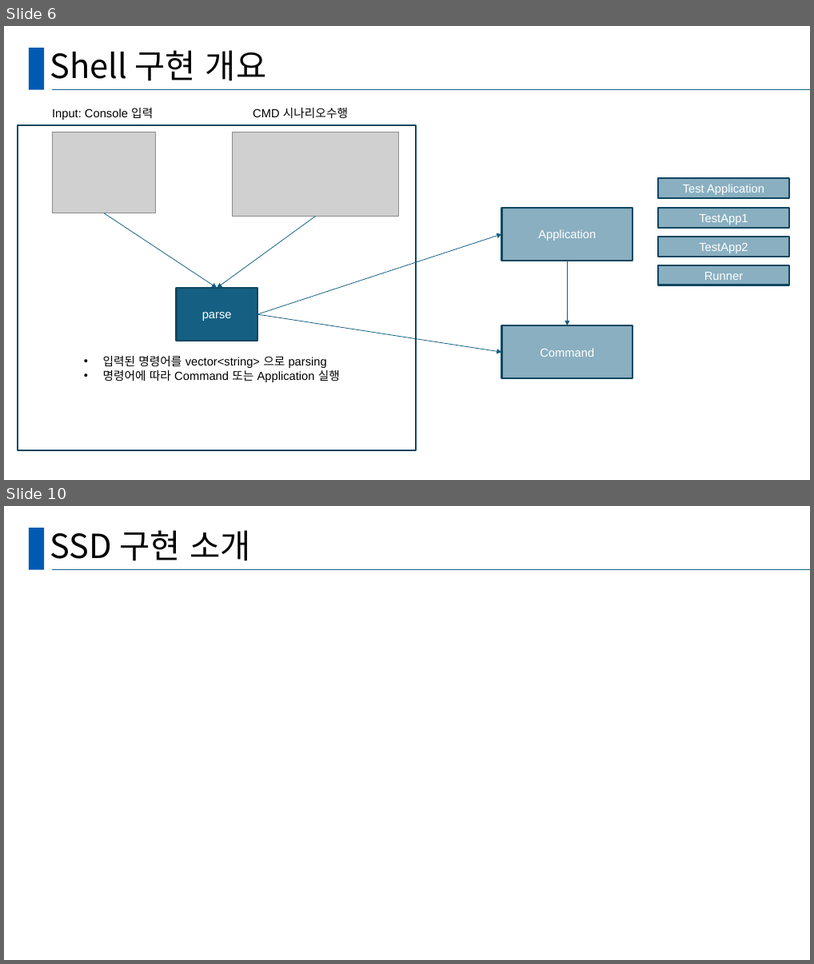
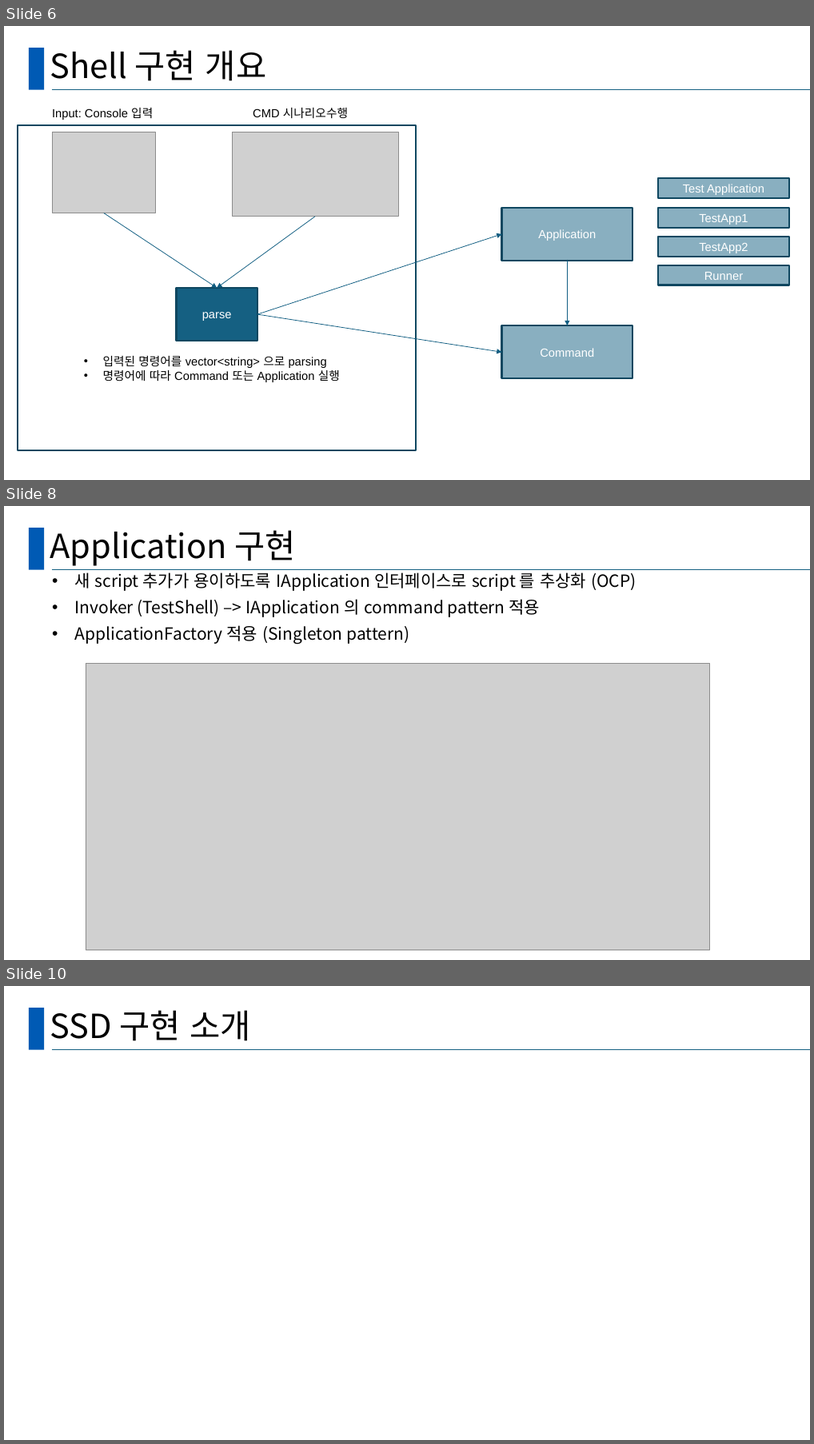
Before and after one commit to seungjun611/CRA_TeamProject_SSD, a slide deck: TeamProjectPPT_양승준.pptx. Shown one above the other, each under a label of ours: slides 6 and 10 before the commit, slides 6, 8 and 10 after it; the slides between them are not shown. The pictures are 814x964 and 814x1444 pixels, drawn with LibreOffice and Linux fonts; fonts in the diff are those of the drawing; grey boxes stand for pictures. Boxes give left, top, right and bottom in pixels: in the first picture for what was removed or moved away, otherwise in the second. Text is boxed around its words. In the diff, an @@ line names an element or a change of style, - is before the commit and + after.

```diff
--- a/TeamProjectPPT_양승준.pptx
+++ b/TeamProjectPPT_양승준.pptx
@@ slide 8 added at (x1=4, y1=506, x2=810, y2=960), background #FFFFFF; not listed: 2 template elements that a slide beside it also shows @@
@@ title added at (x1=50, y1=530, x2=296, y2=566), 39.6 pt, text #000000 @@
+Application 구현
@@ text added at (x1=74, y1=572, x2=637, y2=644), 20 pt, text #000000 @@
+• 새 script 추가가 용이하도록 IApplication 인터페이스로 script 를 추상화 (OCP)
+• Invoker (TestShell) –> IApplication 의 command pattern 적용
+• ApplicationFactory 적용 (Singleton pattern)
@@ picture added at (x1=86, y1=664, x2=710, y2=950) @@
```
Also in this commit, not shown: 1 slide changed, 1 other slide added, 2 slides removed, 3 other files.
